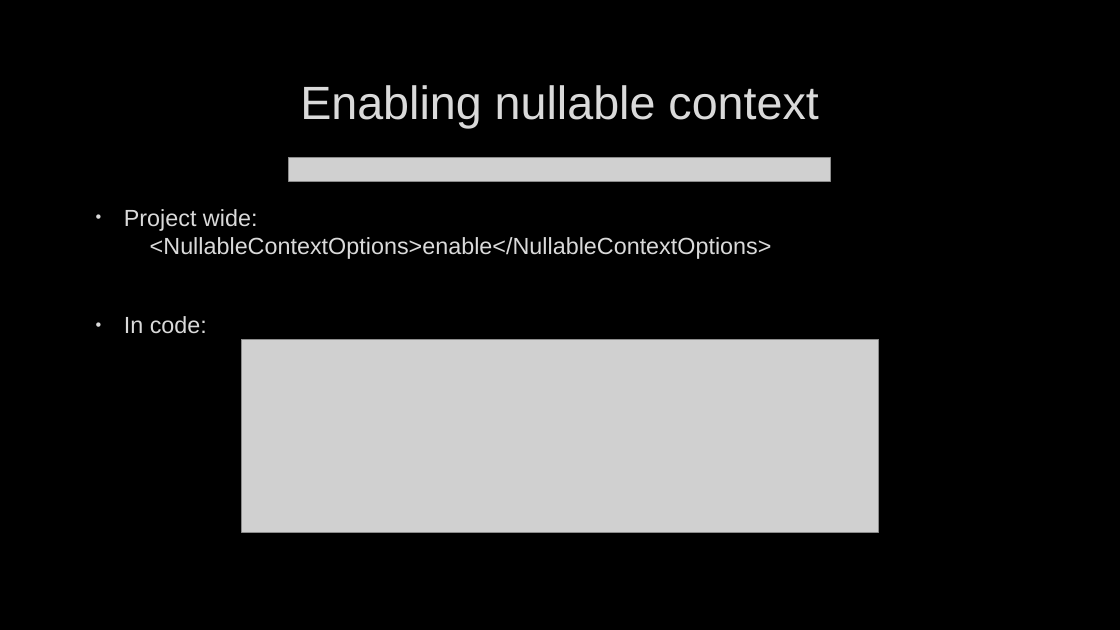
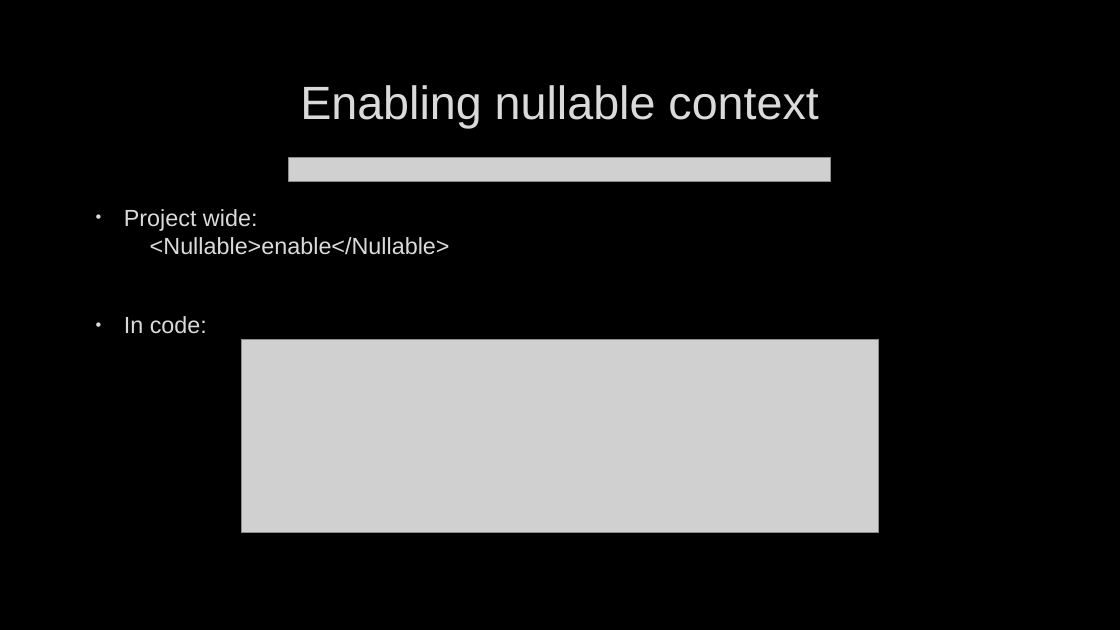
Before and after one commit to PetruRitivoiu/csharp8, a slide deck: slide 19 of C# 8.0.pptx. Drawn at 1120x630 pixels with LibreOffice and Linux fonts; fonts in the diff are those of the drawing; grey boxes stand for pictures; background and template pictures are left out. Boxes give left, top, right and bottom in pixels: in the first picture for what was removed or moved away, otherwise in the second. Text is boxed around its words. In the diff, an @@ line names an element or a change of style, - is before the commit and + after.

Commit message:
Updated ppt (NullableContextOptions changed into Nullable since .net core preview 6)

```diff
--- a/C# 8.0.pptx
+++ b/C# 8.0.pptx
@@ text at <box>124,209,450,255</box>: text changed @@
-• Project wide:
-  <NullableContextOptions>enable</NullableContextOptions>
+• Project wide:
+  <Nullable>enable</Nullable>
```
Also in this commit, not shown: 1 other slide changed.
